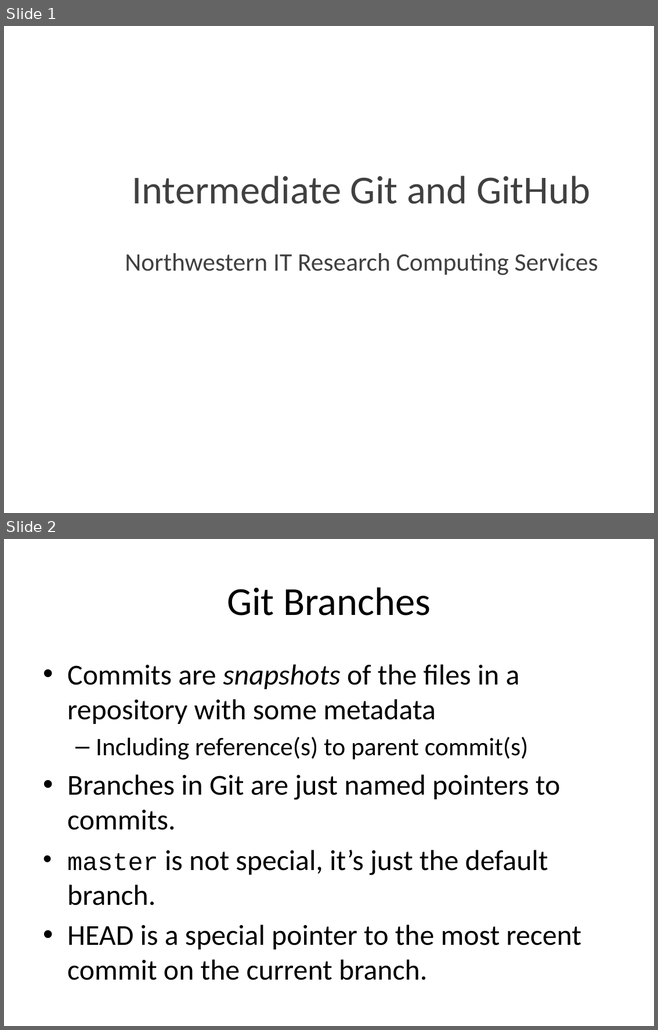
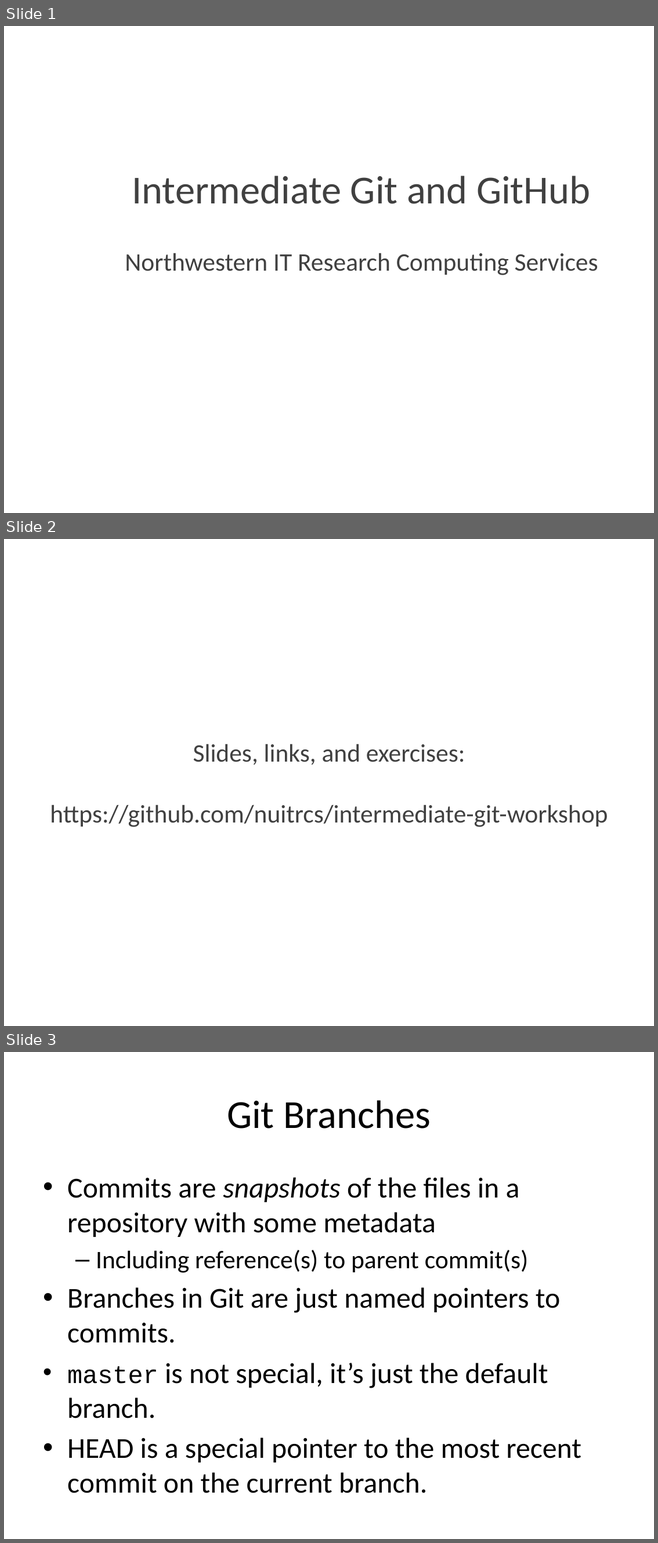
Before and after one commit to nuitrcs/intermediate-git-workshop, a slide deck: Intermediate Git and GitHub.pptx. Shown one above the other, each under a label of ours: slides 1 and 2 before the commit, slides 1, 2 and 3 after it. The pictures are 658x1030 and 658x1543 pixels, drawn with LibreOffice and Linux fonts; fonts in the diff are those of the drawing; background and template pictures are left out. Boxes give left, top, right and bottom in pixels: in the first picture for what was removed or moved away, otherwise in the second. Text is boxed around its words. In the diff, an @@ line names an element or a change of style, - is before the commit and + after.

Commit message:
Updated README with links, adding PDF containing all exercises

```diff
--- a/Intermediate Git and GitHub.pptx
+++ b/Intermediate Git and GitHub.pptx
@@ slide 2 added at [4,539,654,1026], background picture (left out) @@
@@ title added at [50,744,607,827], 28 pt, text #404040 @@
+Slides, links, and exercises:
+https://github.com/nuitrcs/intermediate-git-workshop
@@ what was slide 2 is now slide 3 @@
```
Also in this commit, not shown: 2 other files.
